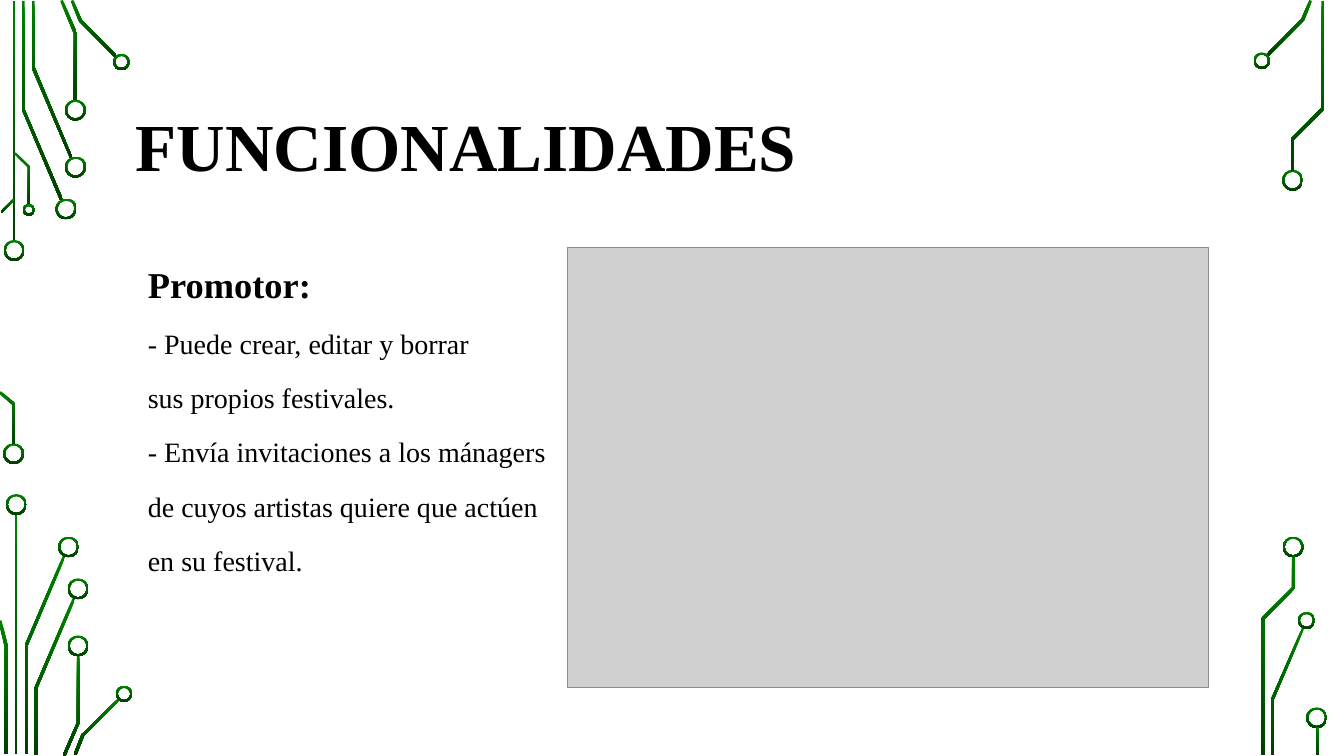
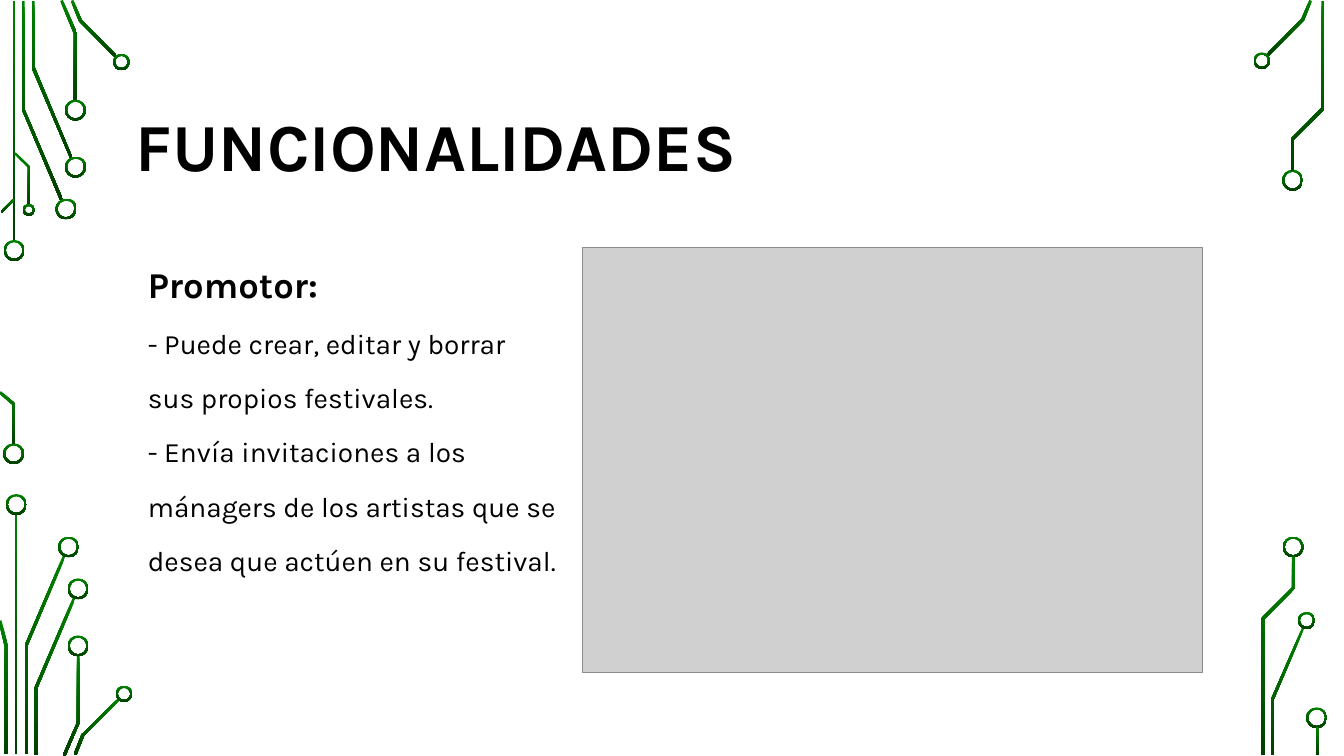
Before and after one commit to pavel-kalmykov-razgovorov/awiten-fests, a slide deck: slide 6 of doc/Presentación AWITEN FESTS.pptx. Drawn at 1344x756 pixels with LibreOffice and Linux fonts; fonts in the diff are those of the drawing; grey boxes stand for pictures; background and template pictures are left out. Boxes give left, top, right and bottom in pixels: in the first picture for what was removed or moved away, otherwise in the second. Text is boxed around its words. In the diff, an @@ line names an element or a change of style, - is before the commit and + after.

```diff
--- a/doc/Presentación AWITEN FESTS.pptx
+++ b/doc/Presentación AWITEN FESTS.pptx
@@ title "FUNCIONALIDADES" at bbox=[136, 126, 736, 172]: font Times New Roman to Karla @@
@@ picture: place and size @@
-picture at bbox=[568, 248, 1209, 688]
+picture at bbox=[583, 248, 1203, 673]
@@ text at bbox=[148, 274, 506, 415]: font Times New Roman to Karla in "Promotor:", "- Puede crear, editar y borrar", "sus propios festivales." @@
@@ text at bbox=[148, 440, 556, 578]: text changed; font Times New Roman to Karla @@
-- Envía invitaciones a los mánagers
-de cuyos artistas quiere que actúen
-en su festival.
+- Envía invitaciones a los
+mánagers de los artistas que se
+desea que actúen en su festival.
```
Also in this commit, not shown: 7 other slides changed, 1 slide added, 1 slide removed.
